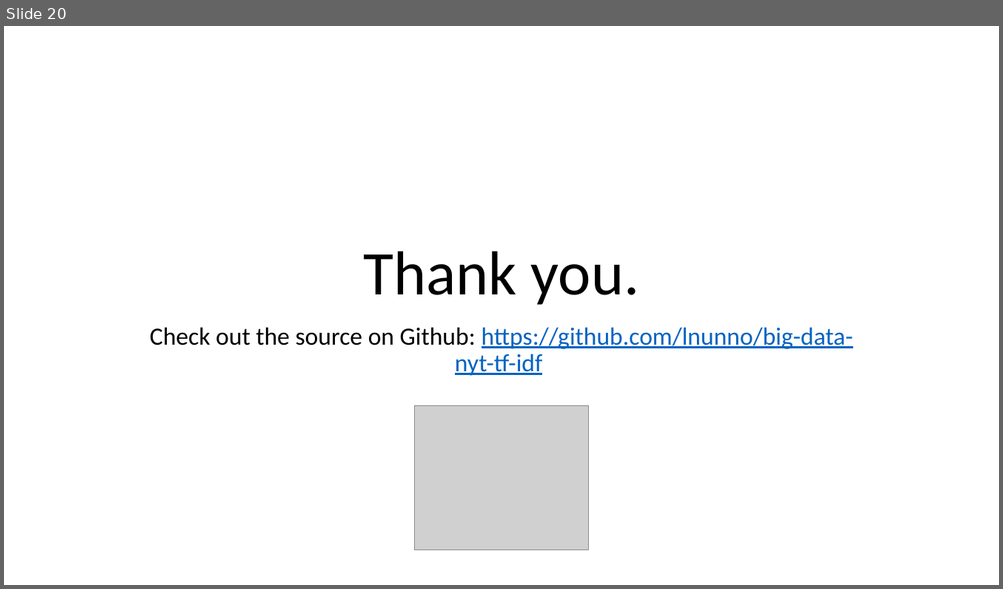
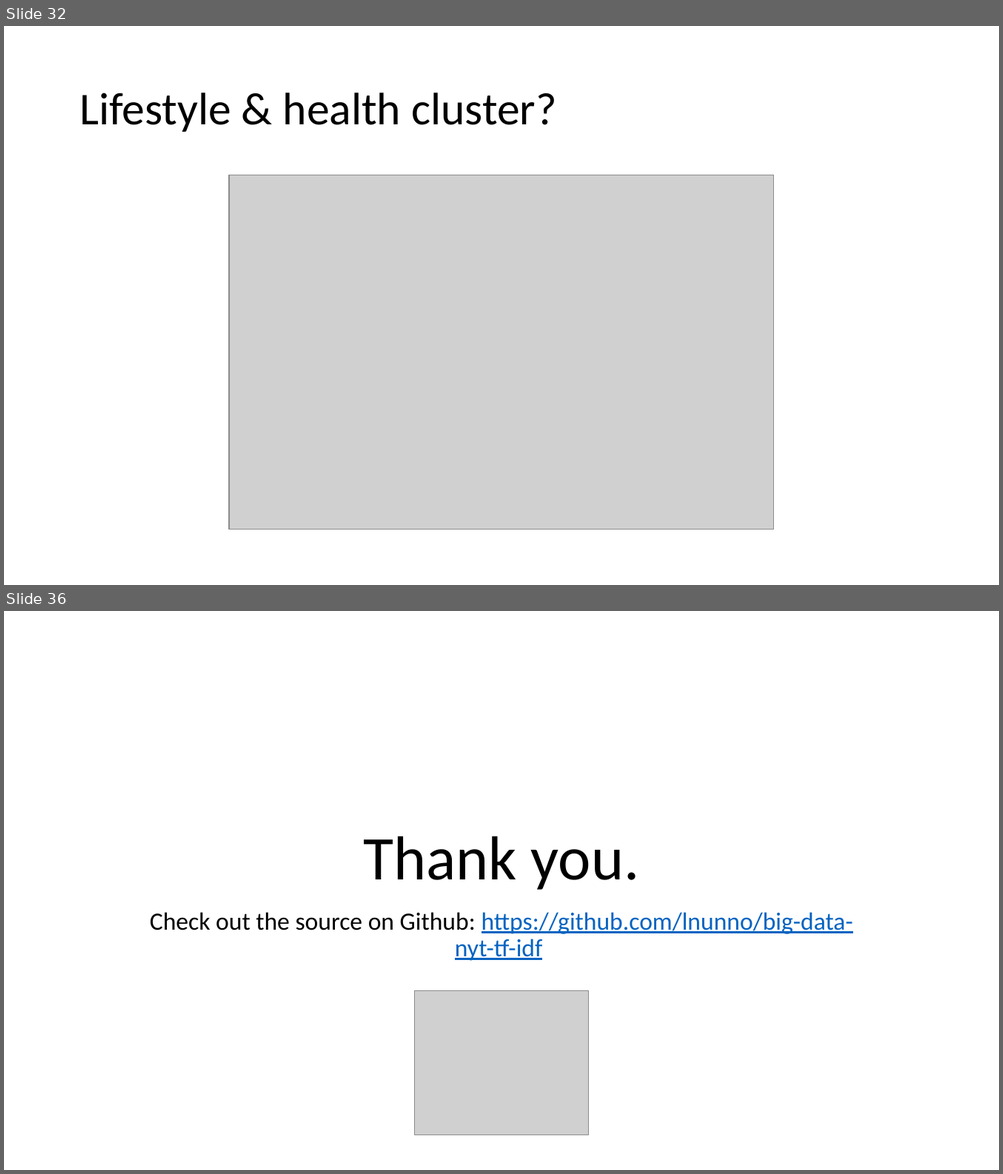
Before and after one commit to lnunno/big-data-nyt-tf-idf, a slide deck: docs/presentation.pptx. Shown one above the other, each under a label of ours: slide 20 before the commit, slides 32 and 36 after it; the slides between them are not shown. The pictures are 1003x589 and 1003x1174 pixels, drawn with LibreOffice and Linux fonts; fonts in the diff are those of the drawing; grey boxes stand for pictures. Boxes give left, top, right and bottom in pixels: in the first picture for what was removed or moved away, otherwise in the second. Text is boxed around its words. In the diff, an @@ line names an element or a change of style, - is before the commit and + after.

```diff
--- a/docs/presentation.pptx
+++ b/docs/presentation.pptx
@@ slide 32 added at (4,26,999,585), background #FFFFFF @@
@@ title added at (79,93,556,132), 44 pt, text #000000 @@
+Lifestyle & health cluster?
@@ picture added at (229,175,774,531) @@
@@ what was slide 20 is now slide 36 @@
```
Also in this commit, not shown: 16 other slides added, 1 slide removed, 8 other files.
